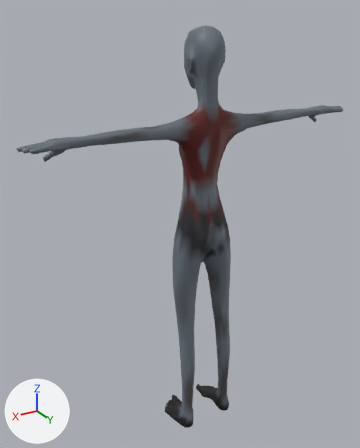
A saved change to the glTF model assets/generated/enemies/stalker.glb.
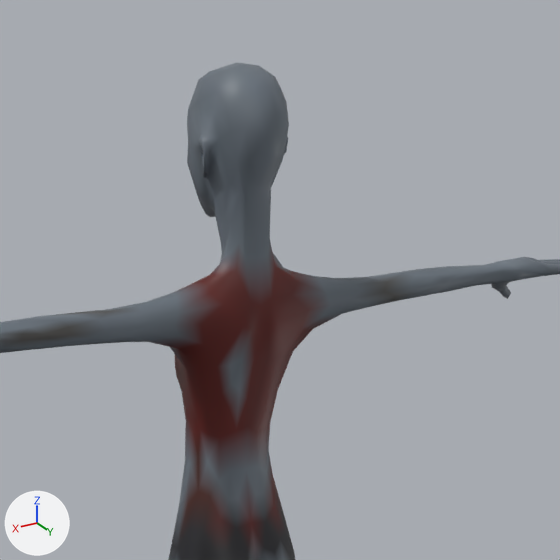
There are two pictures of each version: one whole from a 50 mm lens placed at (1.067, 1.615, 1.819), pointed at (0.054, -0.074, 0.975), one close up on the part from 30% to 94% of the width and 0% to 51% of the height. Lighting does not change. The marker at lower left points along +X, +Y and +Z. The older version's two pictures come first.

The scene before the commit, as lines of its bpy script (objects in view):
```python
me_superhero_female = bpy.data.meshes.new('Superhero_Female')
me_superhero_female.from_pydata(...)  # 1502 vertices, 3000 faces; spans x -0.72..0.72, y -0.11..0.11, z -0.01..1.77
me_superhero_female.materials.append(mat_defaultmaterial)
ob_superhero_female = bpy.data.objects.new('Superhero_Female', me_superhero_female)
ob_superhero_female.location = (0.0, 0.0, 0.0)
```
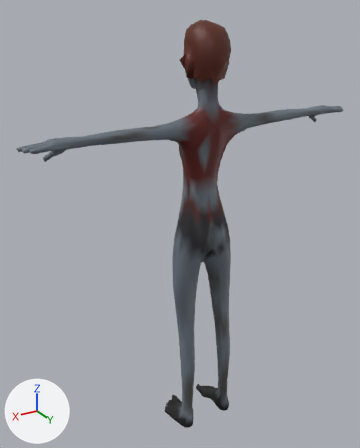
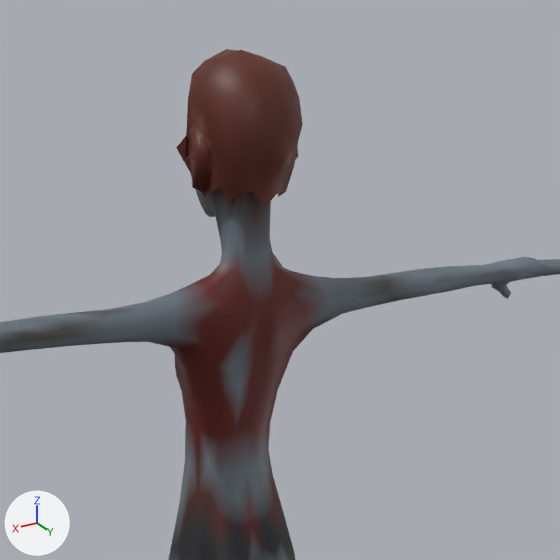
Diff of the bpy script that builds the scene:
```diff
--- a/assets/generated/enemies/stalker.glb.py
+++ b/assets/generated/enemies/stalker.glb.py
@@ me_superhero_female @@
 # used by ob_superhero_female; location = (0.0, 0.0, 0.0)
-me_superhero_female.from_pydata(...)  # 1502 vertices, 3000 faces; spans x -0.72..0.72, y -0.11..0.11, z -0.01..1.77
+me_superhero_female.from_pydata(...)  # 1610 vertices, 3189 faces; spans x -0.72..0.72, y -0.11..0.12, z -0.01..1.79
+# me_superhero_female part 1: a new loose piece of 108 vertices spanning x -0.09..0.09, y -0.08..0.12, z 1.57..1.79, in mat_defaultmaterial
+# me_superhero_female part 2: 242 kept faces spanning x -0.08..0.08, y -0.07..0.1, z 1.49..1.77 get new vertex colours; the middle colour goes from grey #69727c to brown #40190c
 me_superhero_female.materials.append(mat_defaultmaterial)
```

Pixel boxes (x1, y1, x2, y2) of what changed, in the close-ups (560 x 560 px):
'Superhero_Female', reshaped
    before: (0, 62, 560, 560)
    after: (0, 49, 560, 560)
part 1 of me_superhero_female, added (brown)
    after: (176, 49, 303, 208)
part 2 of me_superhero_female, recoloured (darker)
    before: (187, 62, 289, 245)
    after: (207, 188, 271, 245)
